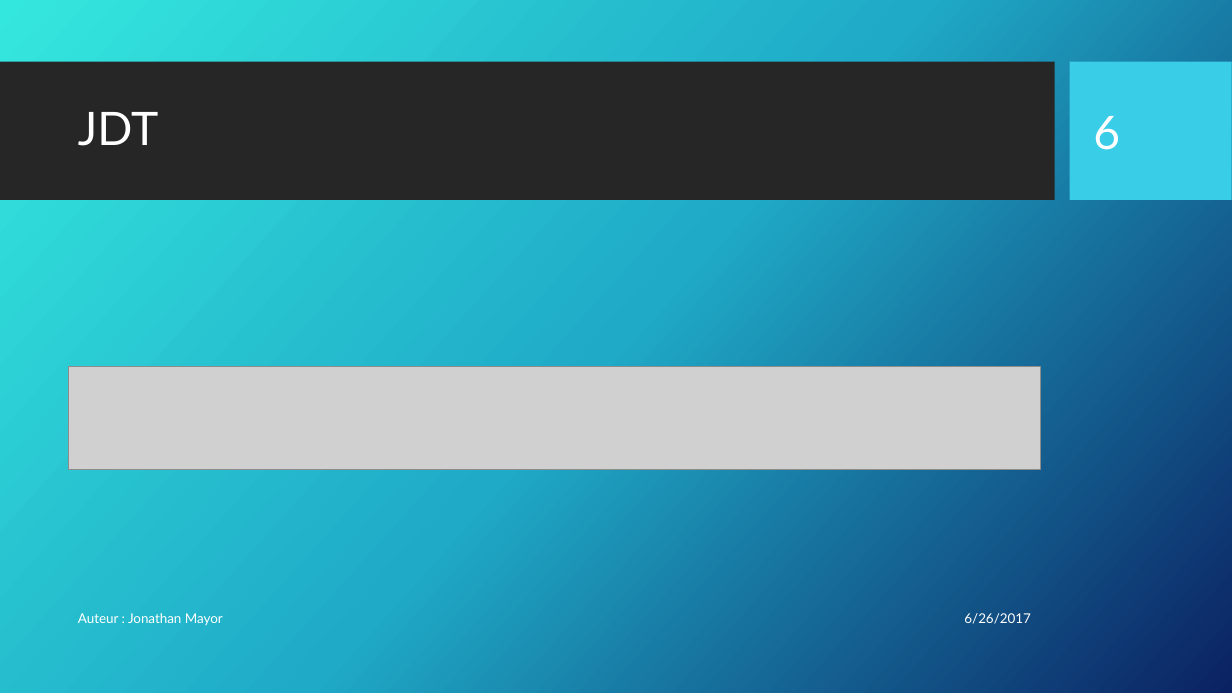
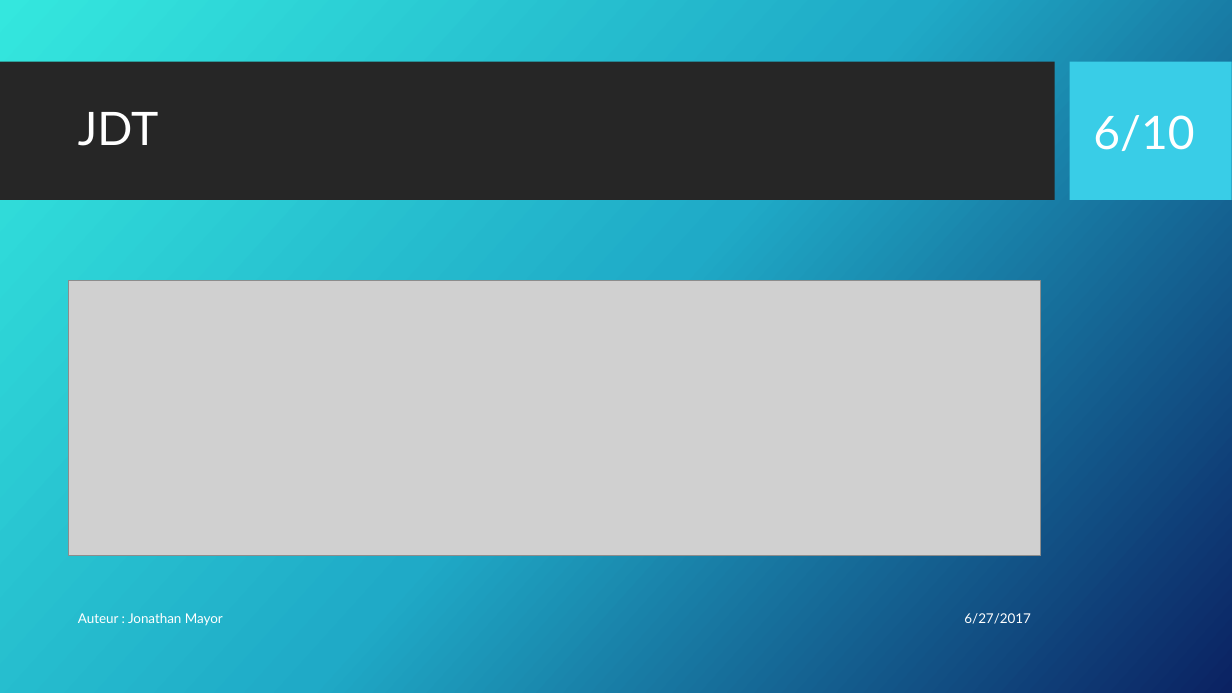
Before and after one commit to mayorjo/Demomot, a slide deck: slide 6 of PRESENTATION/DémoMot.pptx. Drawn at 1232x693 pixels with LibreOffice and Linux fonts; fonts in the diff are those of the drawing; grey boxes stand for pictures; background and template pictures are left out. Boxes give left, top, right and bottom in pixels: in the first picture for what was removed or moved away, otherwise in the second. Text is boxed around its words. In the diff, an @@ line names an element or a change of style, - is before the commit and + after.

```diff
--- a/PRESENTATION/DémoMot.pptx
+++ b/PRESENTATION/DémoMot.pptx
@@ text at <box>1093,115,1194,151</box>: text changed @@
-6
+6/10
@@ picture added at <box>68,280,1040,555</box> @@
@@ picture removed at <box>68,367,1040,470</box> @@
@@ text at <box>964,613,1030,624</box>: text changed @@
-6/26/2017
+6/27/2017
```
Also in this commit, not shown: 6 other slides changed, 2 slides added.
